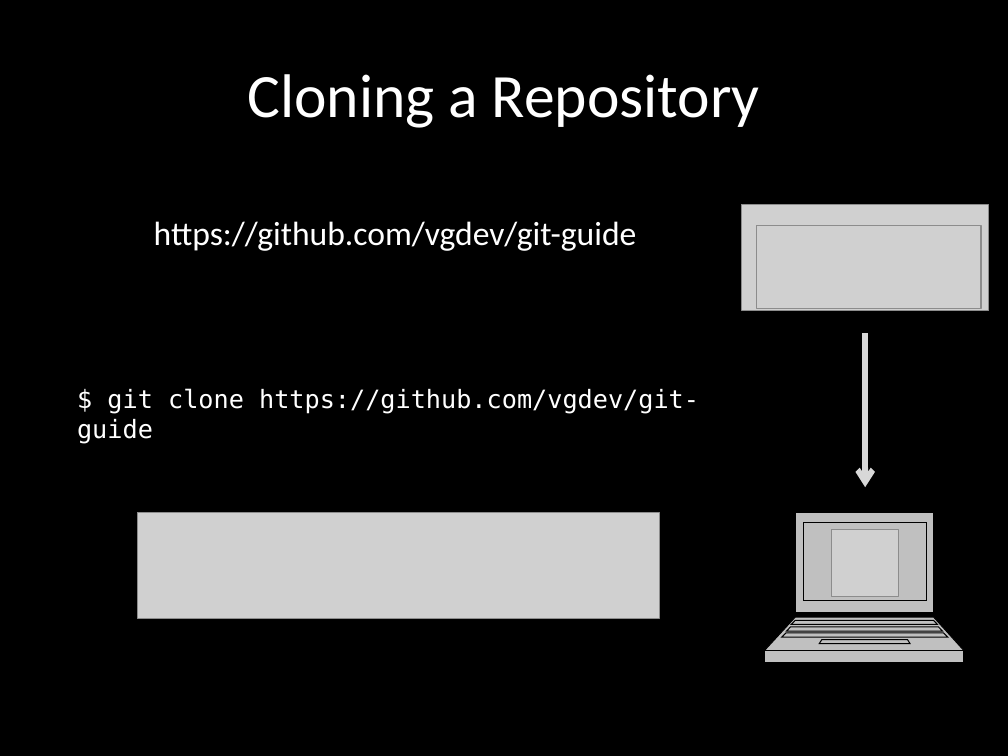
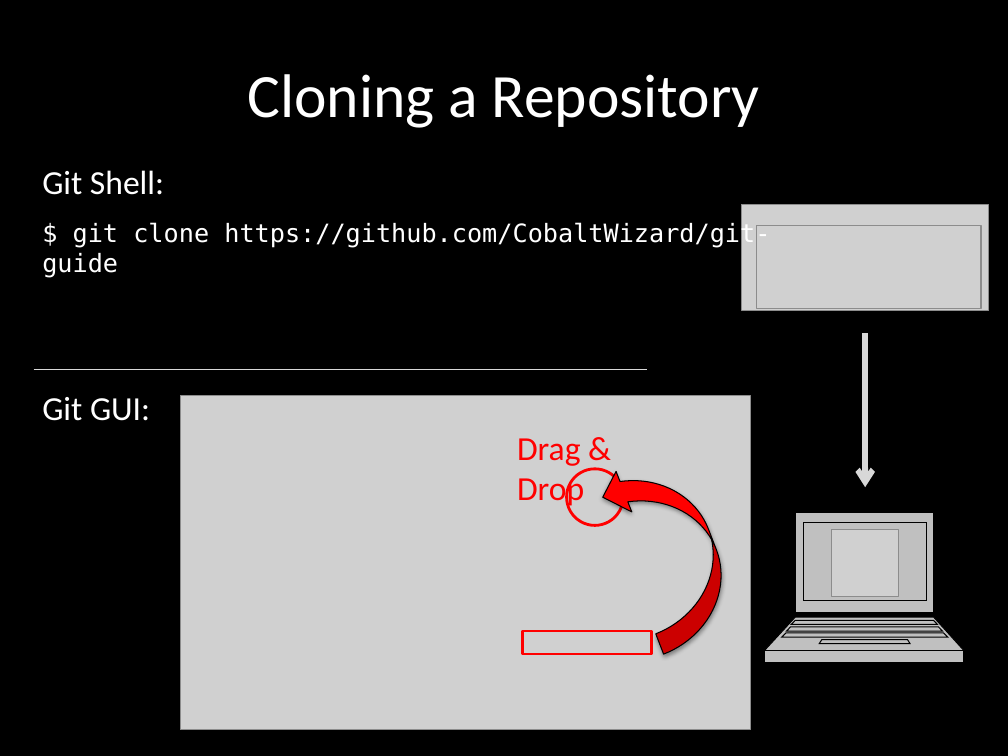
Before and after one commit to vgdev/git-guide, a slide deck: slide 34 of Git.pptx (slide 31 before the commit). Drawn at 1008x756 pixels with LibreOffice and Linux fonts; fonts in the diff are those of the drawing; grey boxes stand for pictures. Boxes give left, top, right and bottom in pixels: in the first picture for what was removed or moved away, otherwise in the second. Text is boxed around its words. In the diff, an @@ line names an element or a change of style, - is before the commit and + after.

```diff
--- a/Git.pptx
+++ b/Git.pptx
@@ text added at bbox=[42, 170, 164, 195], 24 pt, text #FFFFFF @@
+Git Shell:
@@ text at bbox=[42, 221, 770, 278]: text changed; size 24 to 18 pt; font Calibri to DejaVu Sans Mono @@
-https://github.com/vgdev/git-guide
+$ git clone https://github.com/CobaltWizard/git-guide
@@ line added from (33, 370) to (647, 370), #D8D8D8 0.75 pt @@
@@ text removed at bbox=[77, 388, 699, 444] @@
-$ git clone https://github.com/vgdev/git-guide
@@ text added at bbox=[42, 397, 150, 421], 24 pt, text #FFFFFF @@
+Git GUI:
@@ picture added at bbox=[219, 403, 585, 729] @@
@@ group added at bbox=[180, 395, 751, 730]: 1 picture, 1 ellipse, 1 curved right arrow, 1 rectangle, 1 text @@
+Drag & Drop
@@ picture removed at bbox=[137, 512, 659, 618] @@
```
Also in this commit, not shown: 6 other slides changed, 13 slides added.
